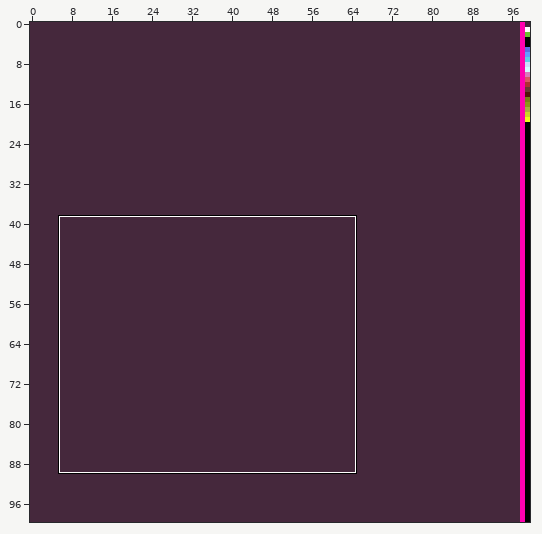
Sprite sheet: bin/data/bitmaps/turret_palace-elevation.png. The picture above shows the old version from afar; the outline marks the close-up.
Close-up. Before the edit:
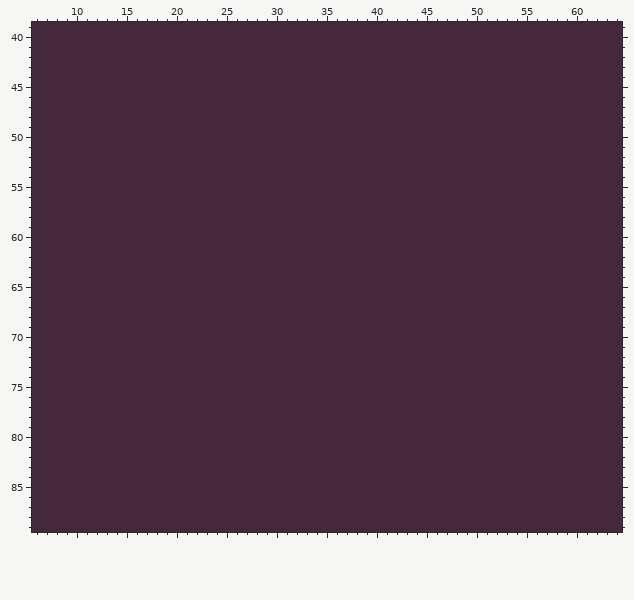
The file is 100x100 pixels. Shown: x 6..64, y 39..89.
After the commit:
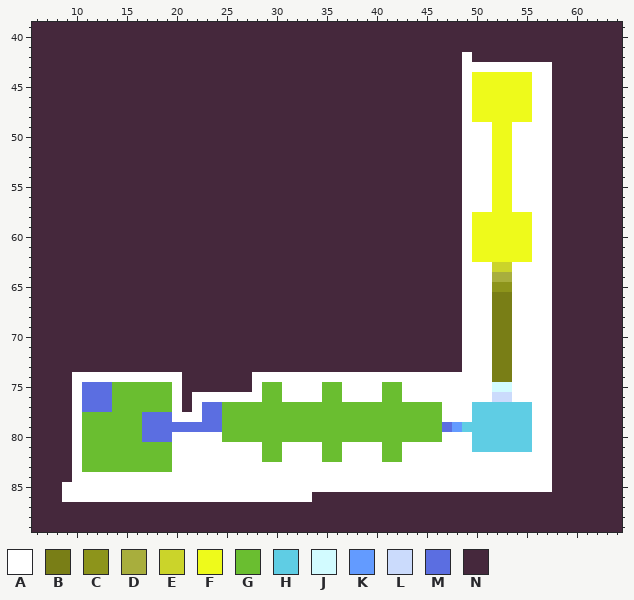
Palette (. is transparent): A #ffffff  B #797e16  C #8d941b  D #a8ae3d  E #cbd42a  F #eefa1b  G #6abe30  H #5fcde4  J #d2fbff  K #639bff  L #cbdbfc  M #5b6ee1  N #45283c
Commit message: Finish initial pass on palace-elevation
Edits made:
y 42: x 49 N -> A
y 43: x 49..57 NNNNNNNNN -> AAAAAAAAA
y 44..48: x 49..57 NNNNNNNNN -> AFFFFFFAA
y 49..57: x 49..57 NNNNNNNNN -> AAAFFAAAA
y 58..62: x 49..57 NNNNNNNNN -> AFFFFFFAA
y 63: x 49..57 NNNNNNNNN -> AAAEEAAAA
y 64: x 49..57 NNNNNNNNN -> AAADDAAAA
y 65: x 49..57 NNNNNNNNN -> AAACCAAAA
y 66..73: x 49..57 NNNNNNNNN -> AAABBAAAA
y 74: x 10..20 NNNNNNNNNNN -> AAAAAAAAAAA; x 28..57 NNNNNNNNNNNNNNNNNNNNNNNNNNNNNN -> AAAAAAAAAAAAAAAAAAAAAAAABBAAAA
y 75: x 10..20 NNNNNNNNNNN -> AMMMGGGGGGA; x 28..57 NNNNNNNNNNNNNNNNNNNNNNNNNNNNNN -> AGGAAAAGGAAAAGGAAAAAAAAAJJAAAA
y 76: x 10..20 NNNNNNNNNNN -> AMMMGGGGGGA; x 22..57 NNNNNNNNNNNNNNNNNNNNNNNNNNNNNNNNNNNN -> AAAAAAAGGAAAAGGAAAAGGAAAAAAAAALLAAAA
y 77: x 10..20 NNNNNNNNNNN -> AMMMGGGGGGA; x 22..57 NNNNNNNNNNNNNNNNNNNNNNNNNNNNNNNNNNNN -> AMMGGGGGGGGGGGGGGGGGGGGGGAAAHHHHHHAA
y 78: x 10..57 NNNNNNNNNNNNNNNNNNNNNNNNNNNNNNNNNNNNNNNNNNNNNNNN -> AGGGGGGMMMAAAMMGGGGGGGGGGGGGGGGGGGGGGAAAHHHHHHAA
y 79: x 10..57 NNNNNNNNNNNNNNNNNNNNNNNNNNNNNNNNNNNNNNNNNNNNNNNN -> AGGGGGGMMMMMMMMGGGGGGGGGGGGGGGGGGGGGGMKHHHHHHHAA
y 80: x 10..57 NNNNNNNNNNNNNNNNNNNNNNNNNNNNNNNNNNNNNNNNNNNNNNNN -> AGGGGGGMMMAAAAAGGGGGGGGGGGGGGGGGGGGGGAAAHHHHHHAA
y 81: x 10..57 NNNNNNNNNNNNNNNNNNNNNNNNNNNNNNNNNNNNNNNNNNNNNNNN -> AGGGGGGGGGAAAAAAAAAGGAAAAGGAAAAGGAAAAAAAHHHHHHAA
y 82: x 10..57 NNNNNNNNNNNNNNNNNNNNNNNNNNNNNNNNNNNNNNNNNNNNNNNN -> AGGGGGGGGGAAAAAAAAAGGAAAAGGAAAAGGAAAAAAAAAAAAAAA
y 83: x 10..57 NNNNNNNNNNNNNNNNNNNNNNNNNNNNNNNNNNNNNNNNNNNNNNNN -> AGGGGGGGGGAAAAAAAAAAAAAAAAAAAAAAAAAAAAAAAAAAAAAA
y 84: x 10..57 NNNNNNNNNNNNNNNNNNNNNNNNNNNNNNNNNNNNNNNNNNNNNNNN -> AAAAAAAAAAAAAAAAAAAAAAAAAAAAAAAAAAAAAAAAAAAAAAAA
y 85: x 9..57 NNNNNNNNNNNNNNNNNNNNNNNNNNNNNNNNNNNNNNNNNNNNNNNNN -> AAAAAAAAAAAAAAAAAAAAAAAAAAAAAAAAAAAAAAAAAAAAAAAAA
y 86: x 9..33 NNNNNNNNNNNNNNNNNNNNNNNNN -> AAAAAAAAAAAAAAAAAAAAAAAAA
Changed places in both close-ups, as pixel boxes (x1, y1, x2, y2):
changed: (62, 52, 552, 502)
